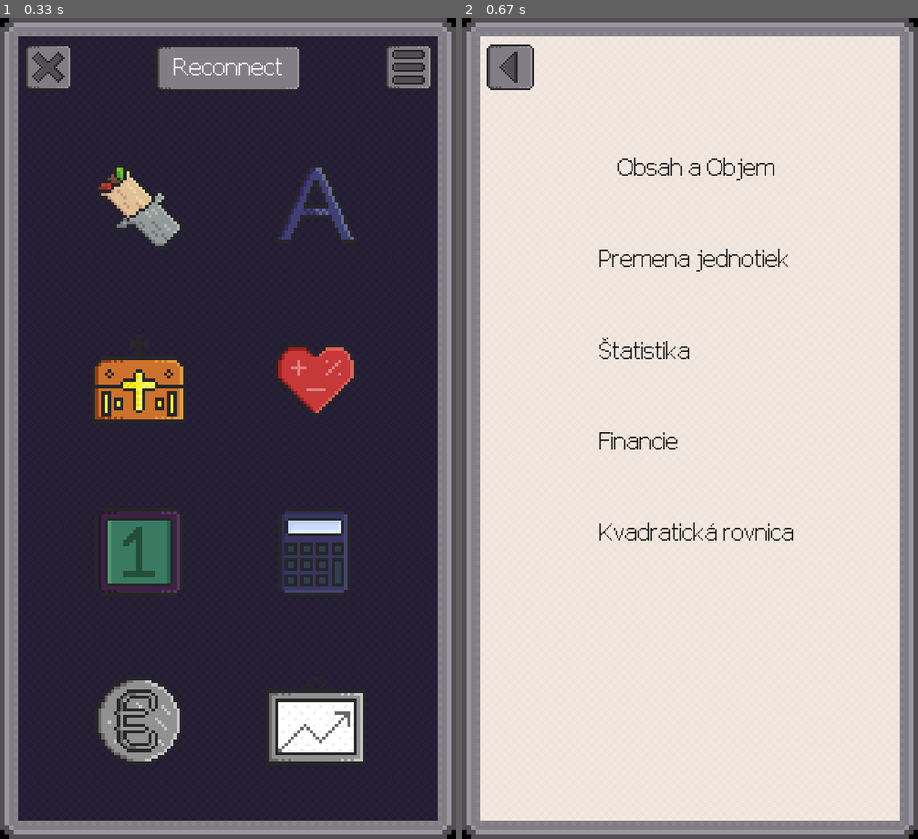
Above: before the commit, frames 1-2 (left to right).
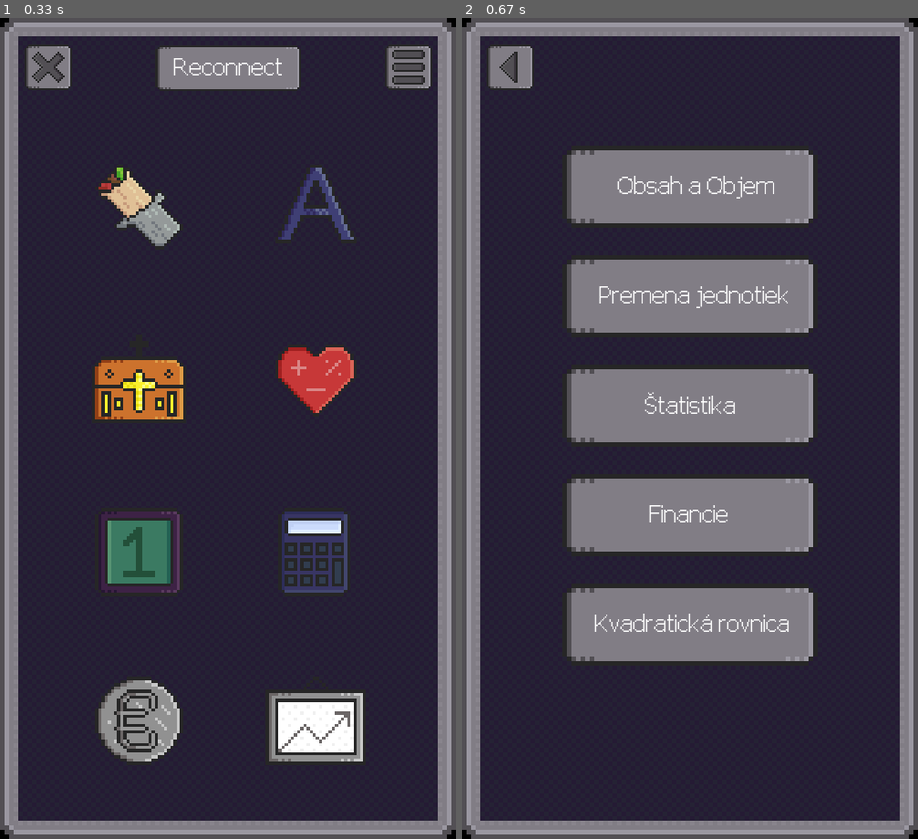
Above: after the commit, the same moments.

Repository: MichalRybecky/JAKP
Game: pygame game, started from main.py
Two runs of this game, one before a commit and one after it. Both use one fixed random seed, a clock stepped at 60 frames per second and the inputs below.
Inputs (mouse positions are in pixels of both pictures, inside the frame that each line leads up to):
- Up to frame 1 (0.33 s): no input
- Up to frame 2 (0.67 s): click (598, 551) at 0.38 s

Frame 1 is identical in both runs. In frame 2, 87% of the frame differs, in the area x 4-96%, y 2-98%.

Commit message:
text pasuje do bg a bg sa meni podla user settingov

Diff:
--- a/apps/vsemocna_kalkulacka.py
+++ b/apps/vsemocna_kalkulacka.py
@@ -1,13 +1,14 @@
 import pygame
 from settings import WIN, FPS
-from utils.load_assets import BACK, BG_L, MAIN_FONT, FONT_COLOR_L, FONT_COLOR_D
+from utils.load_assets import BACK, BG_vsemocna_L, BG_vsemocna_D, MAIN_FONT, FONT_COLOR_L, FONT_COLOR_D
+from utils.user_settings_handling import return_user_settings
 
 pygame.init()
 
 font = MAIN_FONT
 
+
 def vsemocna_kalkulacka_app():
-
     B_BACK = pygame.Rect(20, 20, 60, 60)
     cooldown = 0
     clock = pygame.time.Clock()
@@ -17,20 +18,29 @@
     click = False
     while run:
 
+        user_settings = return_user_settings()
+
+        if user_settings["theme"] == "light":
+            BG_vsemocna = BG_vsemocna_L
+            FONT_COLOR = FONT_COLOR_L
+        else:
+            BG_vsemocna = BG_vsemocna_D
+            FONT_COLOR = FONT_COLOR_D
+
         # obrazovka + back button
-        WIN.blit(BG_L, (0, 0))
+        WIN.blit(BG_vsemocna, (0, 0))
         WIN.blit(BACK, (20, 20))
 
-        kalkul_1 = font.render("Obsah a Objem", True, FONT_COLOR_L)
-        WIN.blit(kalkul_1, (170, 150))
-        kalkul_2 = font.render("Premena jednotiek", True, FONT_COLOR_L)
-        WIN.blit(kalkul_2, (150, 250))
-        kalkul_3 = font.render("Štatistika", True, FONT_COLOR_L)
-        WIN.blit(kalkul_3, (150, 350))
-        kalkul_4 = font.render("Financie", True, FONT_COLOR_L)
-        WIN.blit(kalkul_4, (150, 450))
-        kalkul_5 = font.render("Kvadratická rovnica", True, FONT_COLOR_L)
-        WIN.blit(kalkul_5, (150, 550))
+        kalkul_1 = font.render("Obsah a Objem", True, FONT_COLOR)
+        WIN.blit(kalkul_1, (170, 170))
+        kalkul_2 = font.render("Premena jednotiek", True, FONT_COLOR)
+        WIN.blit(kalkul_2, (150, 290))
+        kalkul_3 = font.render("Štatistika", True, FONT_COLOR)
+        WIN.blit(kalkul_3, (200, 410))
+        kalkul_4 = font.render("Financie", True, FONT_COLOR)
+        WIN.blit(kalkul_4, (205, 530))
+        kalkul_5 = font.render("Kvadratická rovnica", True, FONT_COLOR)
+        WIN.blit(kalkul_5, (145, 650))
 
         pos_x, pos_y = pygame.mouse.get_pos()
 
